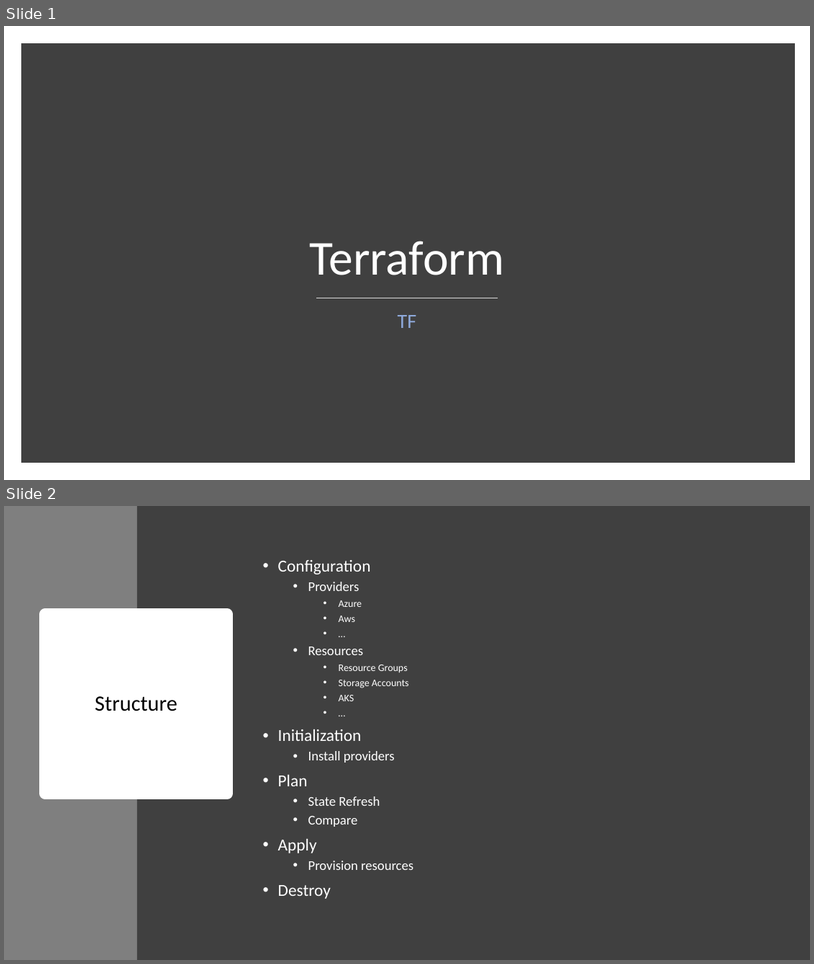
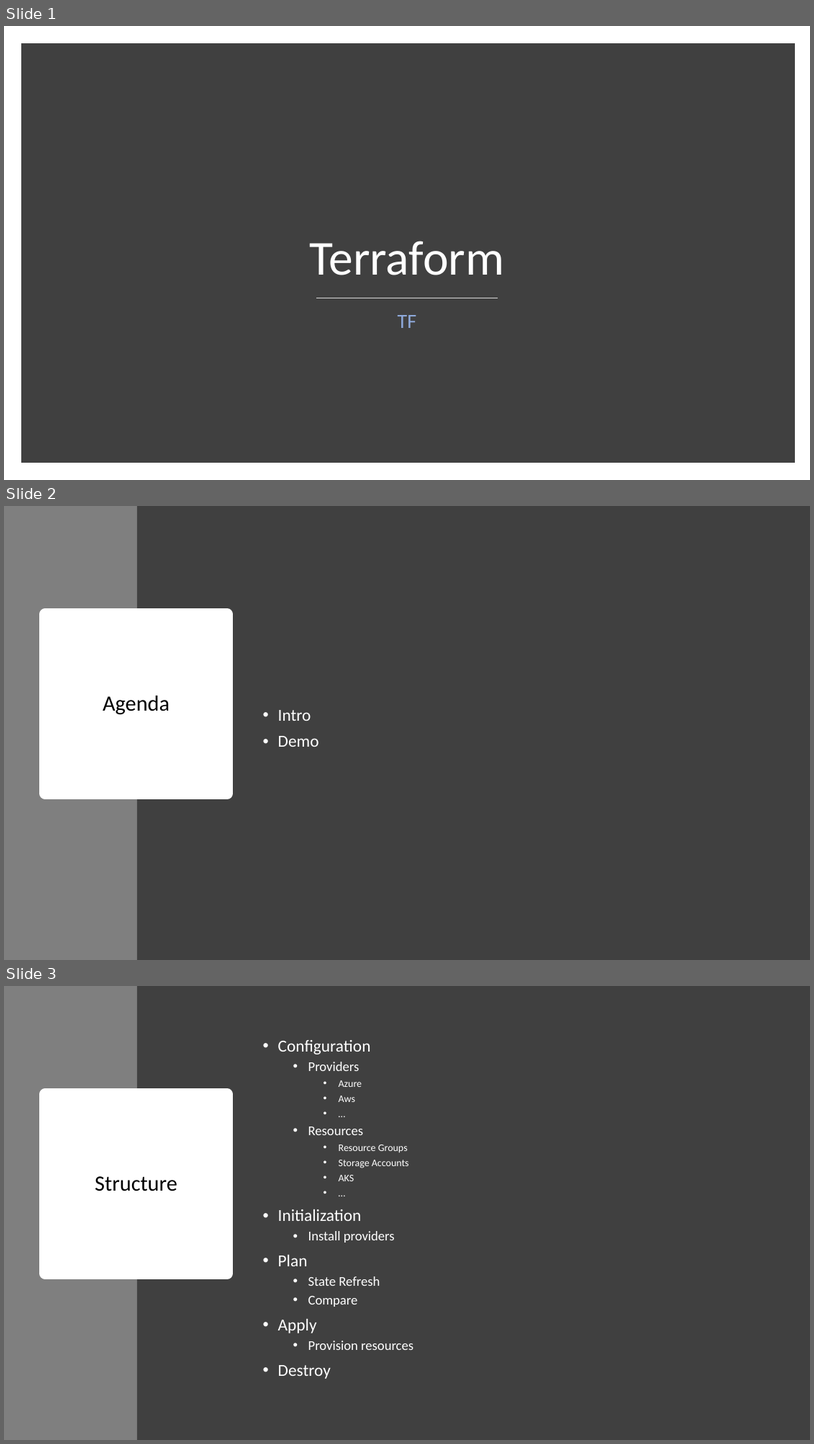
Before and after one commit to sujithq/mini-workshop-tf, a slide deck: Presentation.pptx. Shown one above the other, each under a label of ours: slides 1 and 2 before the commit, slides 1, 2 and 3 after it. The pictures are 814x964 and 814x1444 pixels, drawn with LibreOffice and Linux fonts; fonts in the diff are those of the drawing. Boxes give left, top, right and bottom in pixels: in the first picture for what was removed or moved away, otherwise in the second. Text is boxed around its words. In the diff, an @@ line names an element or a change of style, - is before the commit and + after.

```diff
--- a/Presentation.pptx
+++ b/Presentation.pptx
@@ slide 2 added at [4,506,810,960], background #FFFFFF @@
@@ rectangle added at [4,506,137,960], fill #7F7F7F @@
@@ rectangle added at [137,506,810,960], fill #404040 @@
@@ title added at [45,614,227,793], fill #FFFFFF, outline #FFFFFF 13.75 pt, 26 pt, text #000000 @@
+Agenda
@@ text added at [278,710,319,746], 20 pt, text #FFFFFF @@
+• Intro
+• Demo
@@ what was slide 2 is now slide 3 @@
```
Also in this commit, not shown: 2 slides changed, 6 other files.
